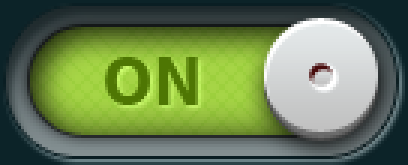
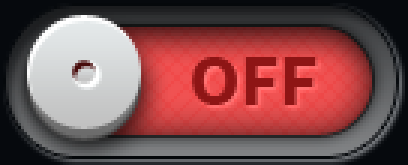
Layered file, before and after one edit (408px x 165px). Changes by layer:
showed group "switch 1 - off" (7 layers) over <box>0,0,408,165</box>
hid group "switch 1 - on" (7 layers) over <box>0,0,408,165</box>
painted on "Background" over <box>0,0,408,165</box>
